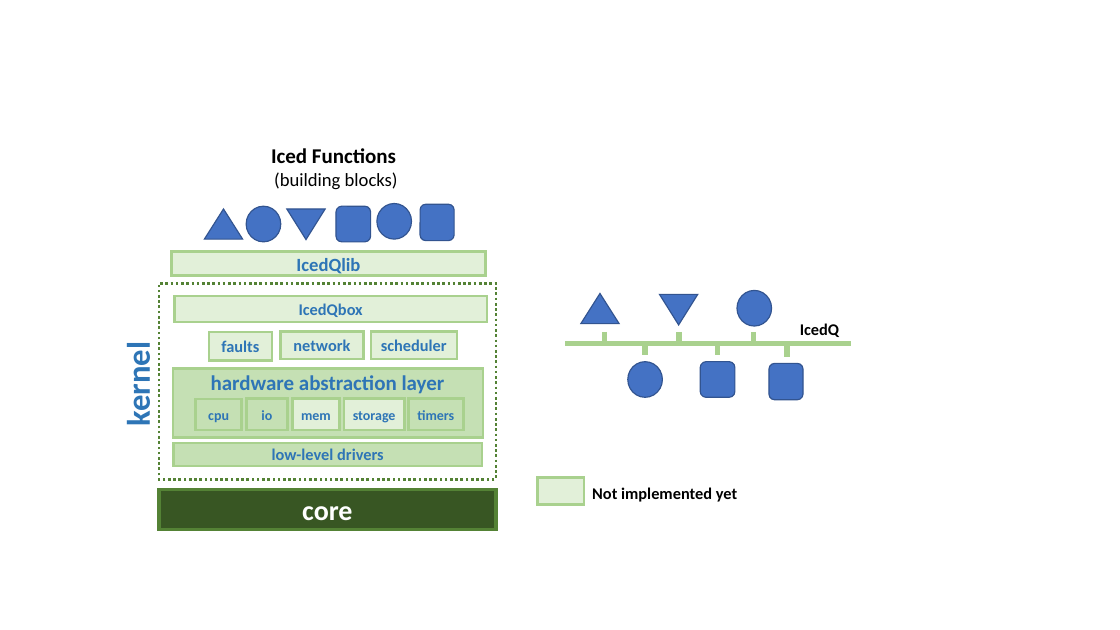
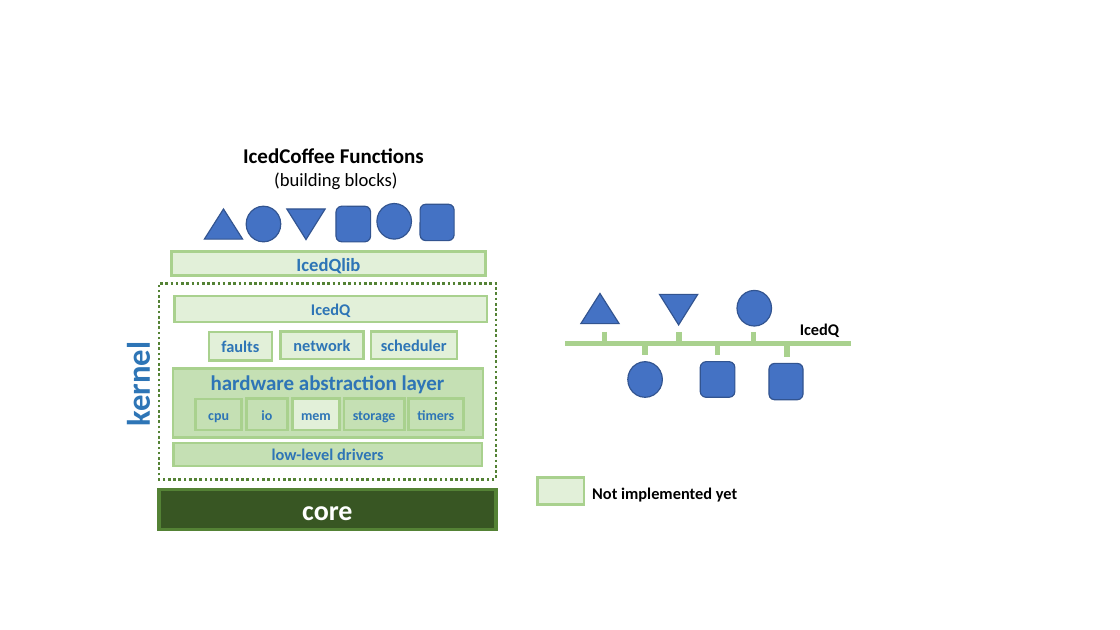
Before and after one commit to rromanotero/IcedCoffeeOS, a slide deck: slide 1 of docs/IcedCoffee architecture.pptx. Drawn at 1120x630 pixels with LibreOffice and Linux fonts; fonts in the diff are those of the drawing. Boxes give left, top, right and bottom in pixels: in the first picture for what was removed or moved away, otherwise in the second. Text is boxed around its words. In the diff, an @@ line names an element or a change of style, - is before the commit and + after.

```diff
--- a/docs/IcedCoffee architecture.pptx
+++ b/docs/IcedCoffee architecture.pptx
@@ text "IcedCoffee Functions" moved from (x1=271, y1=148, x2=398, y2=190) to (x1=243, y1=148, x2=424, y2=190) @@
@@ text at (x1=243, y1=148, x2=424, y2=163): text changed @@
-Iced Functions
+IcedCoffee Functions
@@ text in rectangle at (x1=311, y1=303, x2=350, y2=317): text changed @@
-IcedQbox
+IcedQ
@@ rectangle "storage" at (x1=344, y1=399, x2=405, y2=430): fill #E2F0D9 to #C5E0B4 @@
```
Also in this commit, not shown: 3 other files.
